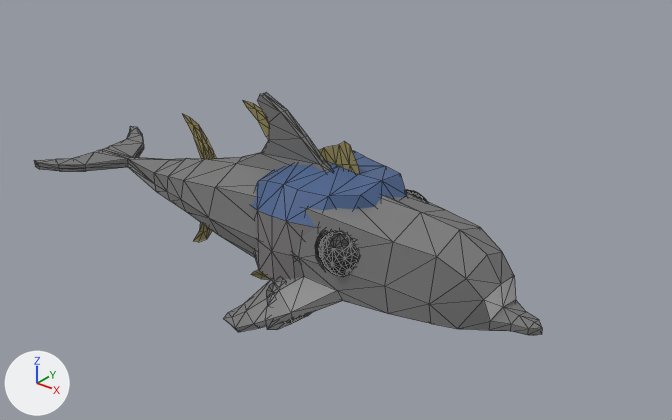
The glTF model apps/web/public/models/landing/arctic-sea-life.glb: old version first, new version second.
One viewpoint serves both versions: a camera (50 mm lens) standing at (0.873, -0.98, 0.64) and looking at (0.026, 0.079, -0.016). Arrows for +X, +Y and +Z are at lower left; the lights stay in place. The older version comes first. Mesh edges are drawn as thin lines. Where no turn or scale is listed for an object, it has been applied to the vertices.

Before the edit, the objects in view are built like this:
```python
me_dolphin = bpy.data.meshes.new('Dolphin')
me_dolphin.from_pydata(...)  # 222 vertices, 440 faces; spans x -0.518..0.435, y -0.169..0.169, z -0.115..0.193
# faces by material slot: [74, 366]
me_dolphin.materials.append(mat_bottom)  # grey #a0a0a0
me_dolphin.materials.append(mat_top)  # grey #868686
me_icosphere_031 = bpy.data.meshes.new('Icosphere.031')
me_icosphere_031.from_pydata(...)  # 821 vertices, 1446 faces; spans x -0.324..0.178, y -0.174..0.174, z -0.147..0.167
# faces by material slot: [190, 128, 204, 444, 480]
me_icosphere_031.materials.append(mat_tuna_main)  # grey #817e7e
me_icosphere_031.materials.append(mat_tuna_top)  # blue #4a648f
me_icosphere_031.materials.append(mat_tuna_fins)  # yellow #9a8f5c
me_icosphere_031.materials.append(mat_tuna_dark)  # dark grey #484848
me_icosphere_031.materials.append(mat_eyes)  # black #191919
ob_dolphin = bpy.data.objects.new('Dolphin', me_dolphin)
ob_dolphin.location = (0.002, 0.0, -0.007)
ob_tuna = bpy.data.objects.new('Tuna', me_icosphere_031)
ob_tuna.location = (0.072, 0.014, -0.009)
```
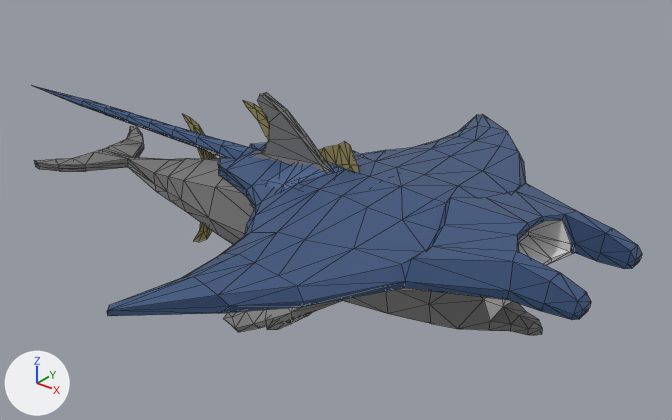
Changed parts and their boxes (x1, y1, x2, y2) in the pictures (672 x 420 px):
'MantaRay', added
    after: (34, 86, 642, 320)
    faces in mat_top_001 (blue #48628d): (34, 86, 642, 320)
    faces in mat_bottom_001 (white #e7e7e7): (398, 220, 573, 299)
'Tuna', unchanged, covered by the edit
    before: (183, 101, 427, 330)
    after: (183, 101, 361, 330)

What the commit changed:
Material 'Top.001' (mat_top_001) is new.
Its base color is (0.065, 0.123, 0.267) (blue #48628d).
Its metallic is 0.4.
Its roughness is 0.415.
Material 'Bottom.001' (mat_bottom_001) is new.
Its base color is (0.8, 0.8, 0.8) (white #e7e7e7).
Its metallic is 0.4.
Its roughness is 1.0.
Mesh me_mantaray is new.
It has 350 vertices, 696 faces and spans x -0.934..0.267, y -0.43..0.43, z -0.069..0.069.
Faces by material slot: [198, 498].
It uses material mat_bottom_001 (white #e7e7e7).
It uses material mat_top_001 (blue #48628d).
Object 'MantaRay' (ob_mantaray) is new; it shows me_mantaray.
Its location is (0.251, 0.012, 0.062).
